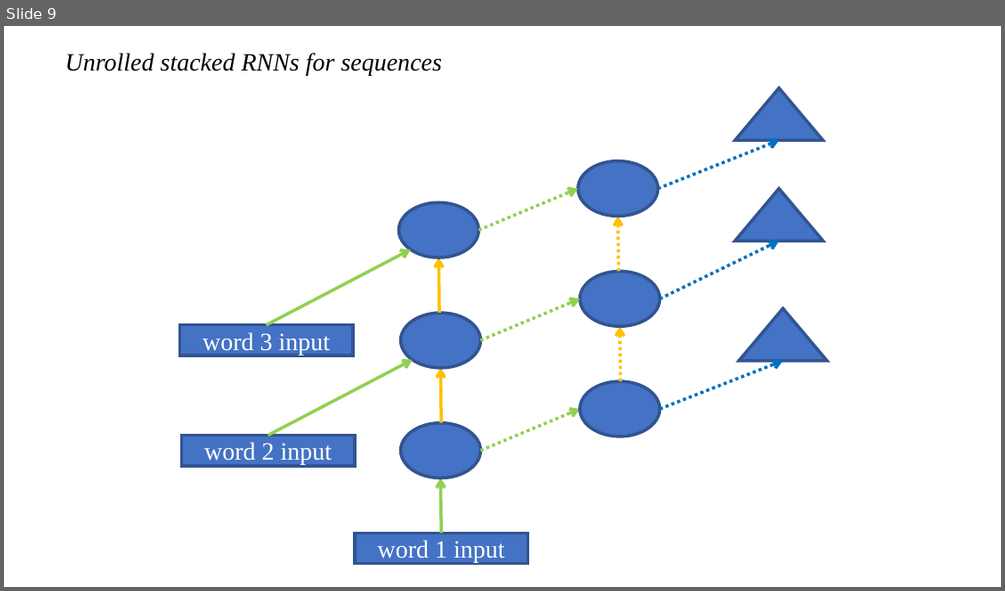
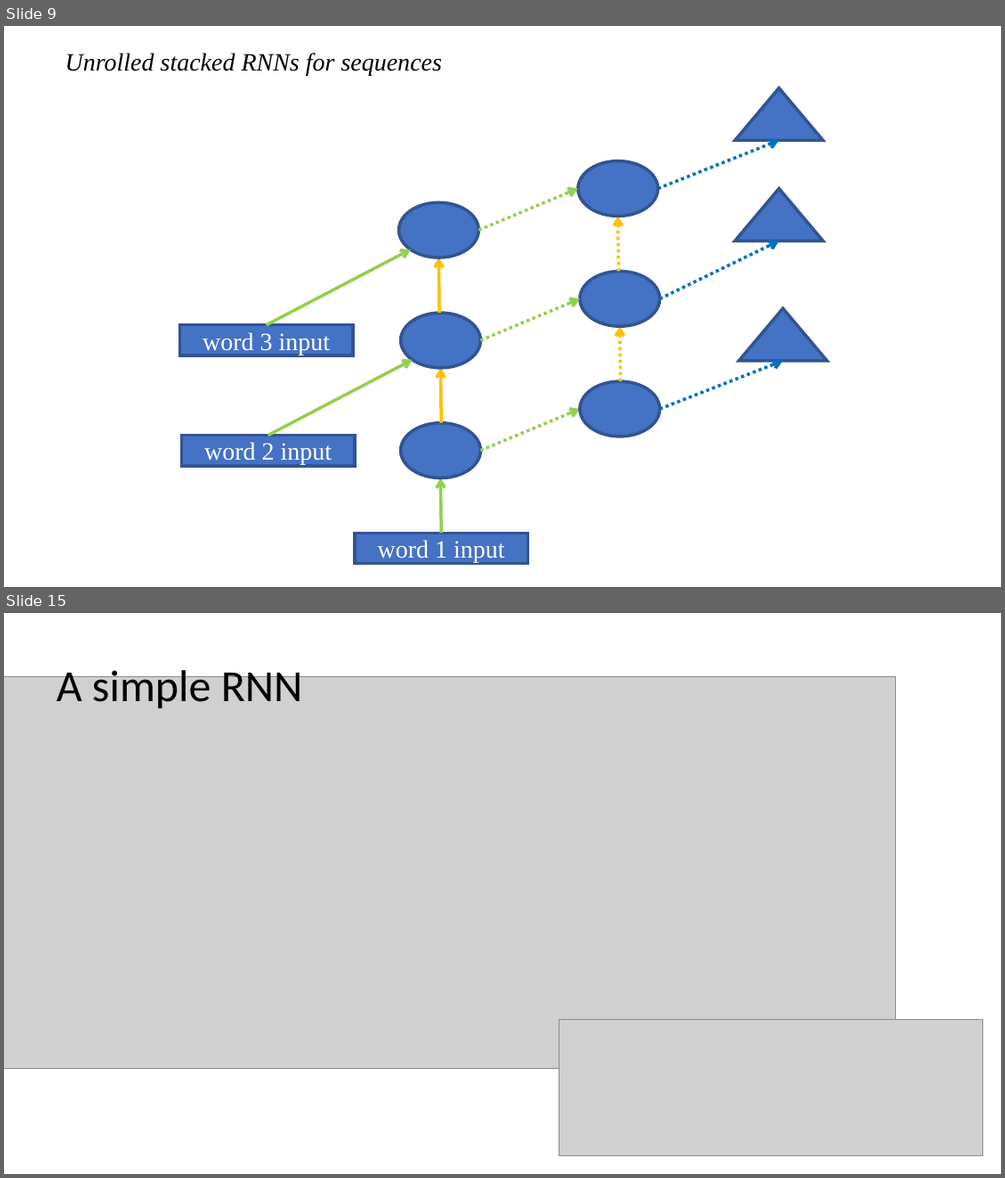
Before and after one commit to fastai/course-nlp, a slide deck: RNNs.pptx. Shown one above the other, each under a label of ours: slide 9 before the commit, slides 9 and 15 after it; the slides between them are not shown. The pictures are 1005x591 and 1005x1178 pixels, drawn with LibreOffice and Linux fonts; fonts in the diff are those of the drawing; grey boxes stand for pictures. Boxes give left, top, right and bottom in pixels: in the first picture for what was removed or moved away, otherwise in the second. Text is boxed around its words. In the diff, an @@ line names an element or a change of style, - is before the commit and + after.

```diff
--- a/RNNs.pptx
+++ b/RNNs.pptx
@@ slide 15 added at (x1=4, y1=613, x2=1001, y2=1174), background #FFFFFF @@
@@ text added at (x1=57, y1=665, x2=303, y2=708), 42.9 pt, text #000000 @@
+A simple RNN
@@ picture added at (x1=4, y1=676, x2=896, y2=1069) @@
@@ picture added at (x1=558, y1=1020, x2=984, y2=1156) @@
```
Also in this commit, not shown: 7 other slides added, 3 other files.
